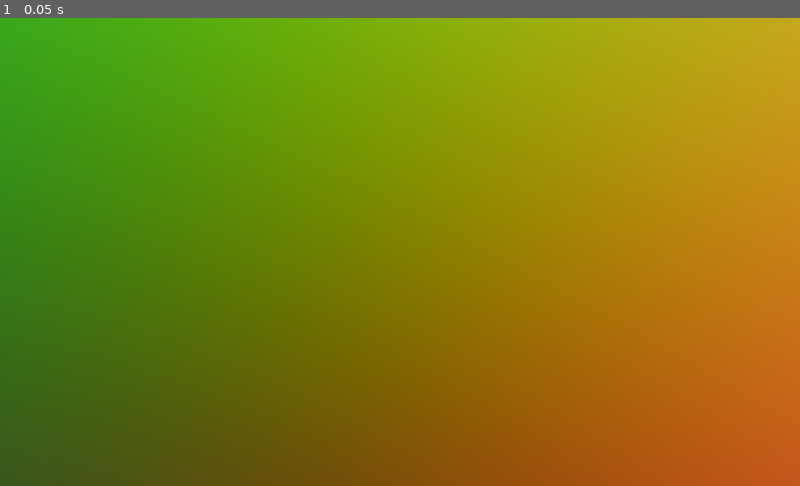
Above: before the commit, frame 1.
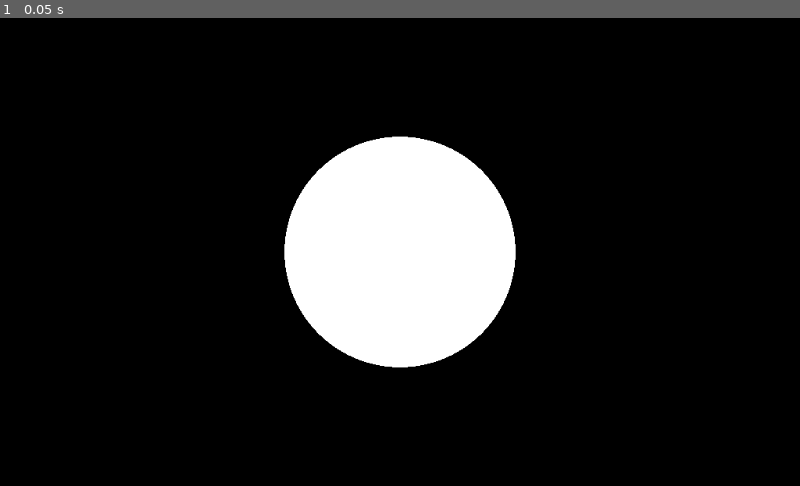
Above: after the commit, the same moment.

Repository: PLUkraine/raymarching-godot
Game: Godot game, scene res://Raymarcher.tscn
Same seed, same stepped clock (60 frames per second), same inputs: the game is played once before the commit and once after it.
Inputs:
- Up to frame 1 (0.05 s): no input

The runs differ from the first frame. In frame 1, 100% of the frame differs, in the area x 0-100%, y 0-100%.

Commit message:
Rander unshaded sphere

Diff:
--- a/Raymarcher.tscn
+++ b/Raymarcher.tscn
@@ -3,10 +3,44 @@
 [sub_resource type="Shader" id=1]
 code = "shader_type canvas_item;
 
+uniform int MAX_STEPS = 250;
+uniform float MAX_DIST = 20;
+uniform float MIN_HIT_DIST = 0.00001;
+
 uniform float fov = 45.0;
 uniform vec3 cameraPos = vec3(0.0, 0.0, 5.0);
 uniform vec3 front = vec3(0.0, 0.0, -1.0);
 uniform vec3 up = vec3(0.0, 1.0, 0.0);
+
+float sdSphere( vec3 p, vec3 c, float r )
+{
+    return length(c - p) - r;
+}
+
+float sdf(vec3 pos)
+{
+    return sdSphere(pos, vec3(0), 1);
+}
+
+vec3 raymarch(vec3 rayDir)
+{
+    vec3 hitColor = vec3(1.0, 1.0, 1.0);
+    vec3 missColor = vec3(0.0, 0.0, 0.0);
+
+    float depth = 0.0;
+    float minDist = MAX_DIST;
+    for (int i=0; depth<MAX_DIST && i<MAX_STEPS; ++i)
+    {
+        vec3 pos = cameraPos + rayDir * depth;
+        float dist = sdf(pos);
+        minDist = min(minDist, dist);
+        if (dist < MIN_HIT_DIST) {
+            return hitColor;
+        }
+        depth += dist;
+    }
+    return missColor;
+}
 
 vec3 getRayDirection(vec2 resolution, vec2 uv)
 {
@@ -36,14 +70,19 @@
     vec2 resolution = 1.0 / SCREEN_PIXEL_SIZE;
 
     vec3 rayDir = getRayDirection(resolution, UV);
-    // convert ray coordinates from [-1, 1] range to the [0, 1]
-    vec3 adjustedRayDir = (rayDir + 1.0) / 2.0;
-    // show direction on screen as a color
-    COLOR = vec4(adjustedRayDir, 1.0);
+    vec3 raymarchColor = raymarch(rayDir);
+    COLOR = vec4(raymarchColor, 1.0);
 }"
 
 [sub_resource type="ShaderMaterial" id=2]
 shader = SubResource( 1 )
+shader_param/MAX_STEPS = 250
+shader_param/MAX_DIST = 20.0
+shader_param/MIN_HIT_DIST = 1e-005
+shader_param/fov = 45.0
+shader_param/cameraPos = Vector3( 0, 0, 5 )
+shader_param/front = Vector3( 0, 0, -1 )
+shader_param/up = Vector3( 0, 1, 0 )
 
 [node name="Node" type="Node"]
 
